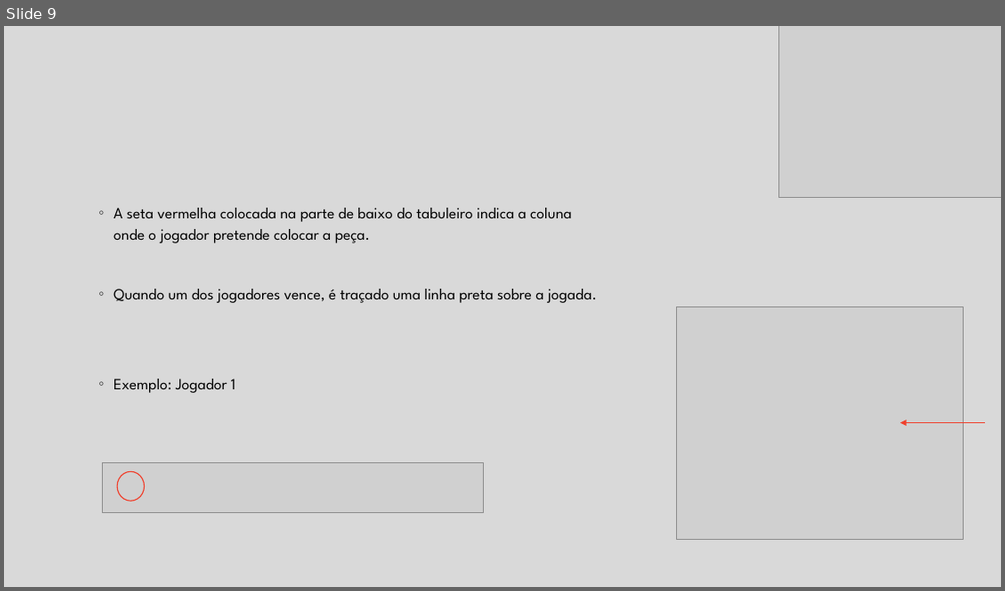
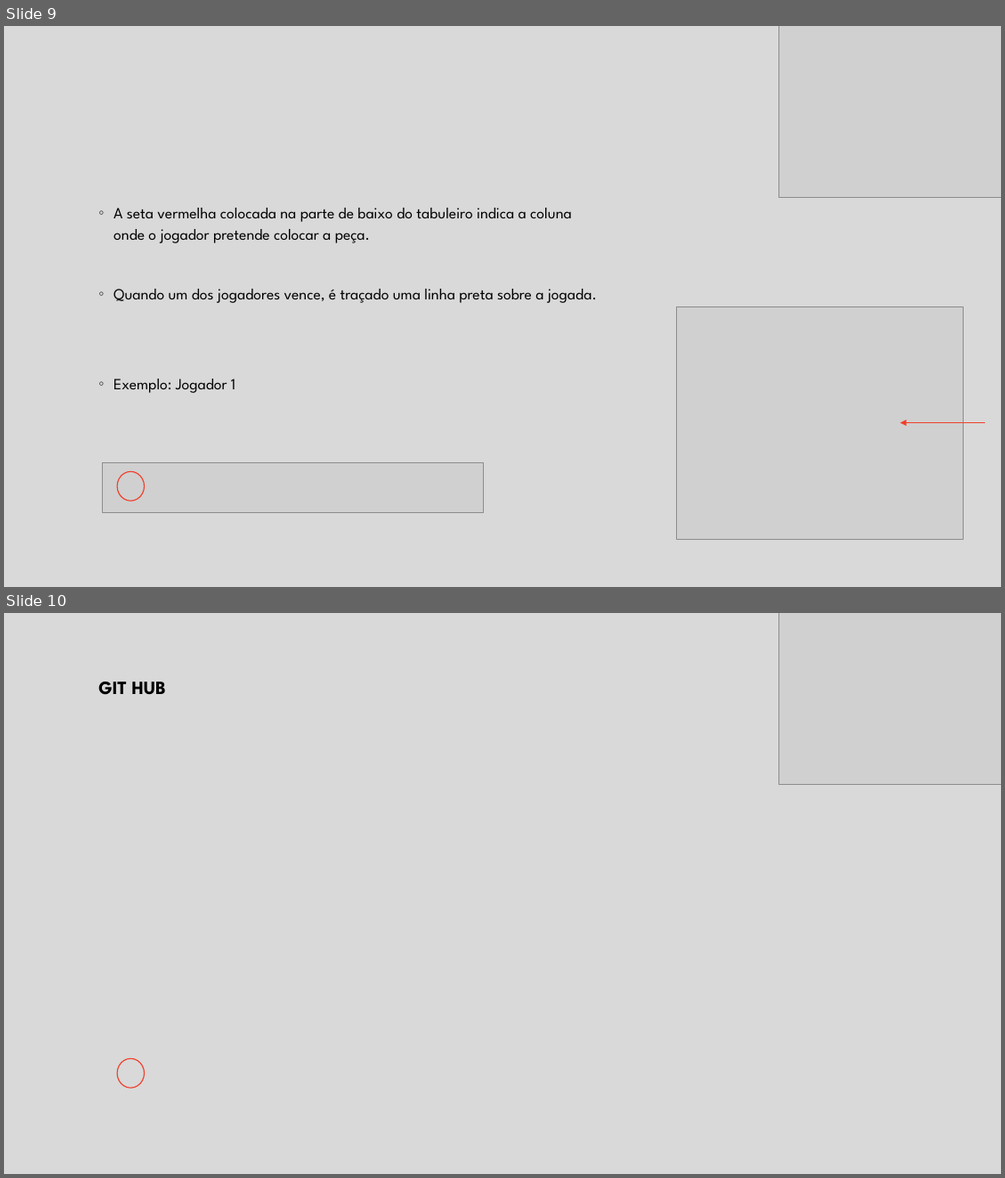
Before and after one commit to neves1997/projlab, a slide deck: 4inrow/src/pkg4inrow/Protótipo da Interface e Interação .pptm. Shown one above the other, each under a label of ours: slide 9 before the commit, slides 9 and 10 after it. The pictures are 1005x591 and 1005x1178 pixels, drawn with LibreOffice and Linux fonts; fonts in the diff are those of the drawing; grey boxes stand for pictures. Boxes give left, top, right and bottom in pixels: in the first picture for what was removed or moved away, otherwise in the second. Text is boxed around its words. In the diff, an @@ line names an element or a change of style, - is before the commit and + after.

```diff
--- a/4inrow/src/pkg4inrow/Protótipo da Interface e Interação .pptm
+++ b/4inrow/src/pkg4inrow/Protótipo da Interface e Interação .pptm
@@ slide 10 added at bbox=[4, 613, 1001, 1174], background #FFFFFF @@
@@ rectangle added at bbox=[4, 613, 1001, 1174], fill #D9D9D9, outline #406B2F 1 pt @@
@@ picture added at bbox=[778, 613, 1001, 784] @@
@@ text added at bbox=[98, 682, 166, 695], 18 pt, text #000000, bold @@
+GIT HUB
@@ ellipse added at bbox=[117, 1059, 144, 1088], outline #F03F2B 1 pt @@
```
Also in this commit, not shown: 2 slides changed, 1 other file.
